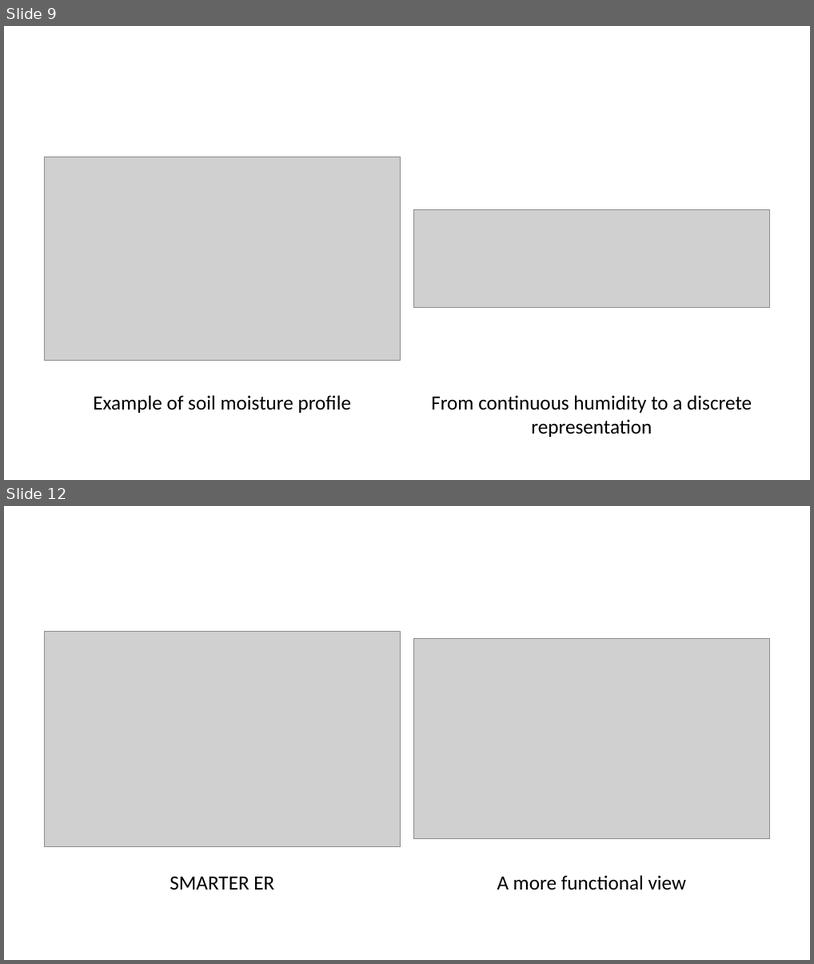
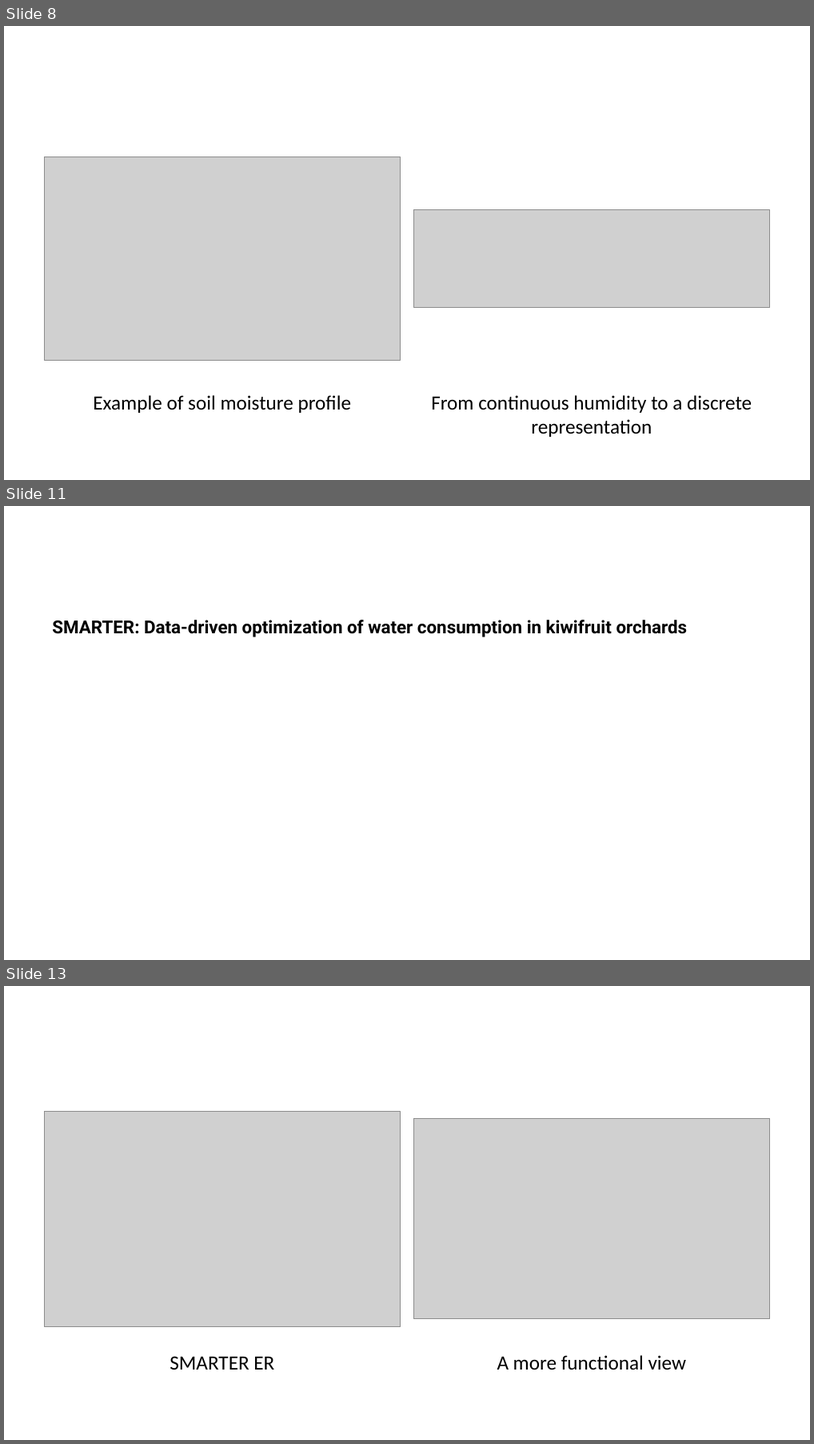
Before and after one commit to ManuelePasini/slides-markdown, a slide deck: 3rd_year_slides.pptx. Shown one above the other, each under a label of ours: slides 9 and 12 before the commit, slides 8, 11 and 13 after it; the slides between them are not shown. The pictures are 814x964 and 814x1444 pixels, drawn with LibreOffice and Linux fonts; fonts in the diff are those of the drawing; grey boxes stand for pictures. Boxes give left, top, right and bottom in pixels: in the first picture for what was removed or moved away, otherwise in the second. Text is boxed around its words. In the diff, an @@ line names an element or a change of style, - is before the commit and + after.

```diff
--- a/3rd_year_slides.pptx
+++ b/3rd_year_slides.pptx
@@ slide 11 added at [4, 506, 810, 960], background #FFFFFF @@
@@ text added at [52, 620, 688, 637], 16 pt, text #000000, bold @@
+SMARTER: Data-driven optimization of water consumption in kiwifruit orchards
@@ what was slide 9 is now slide 8 @@
@@ what was slide 12 is now slide 13 @@
```
Also in this commit, not shown: 18 slides changed, 4 other slides added, 1 slide removed, 4 other files.
